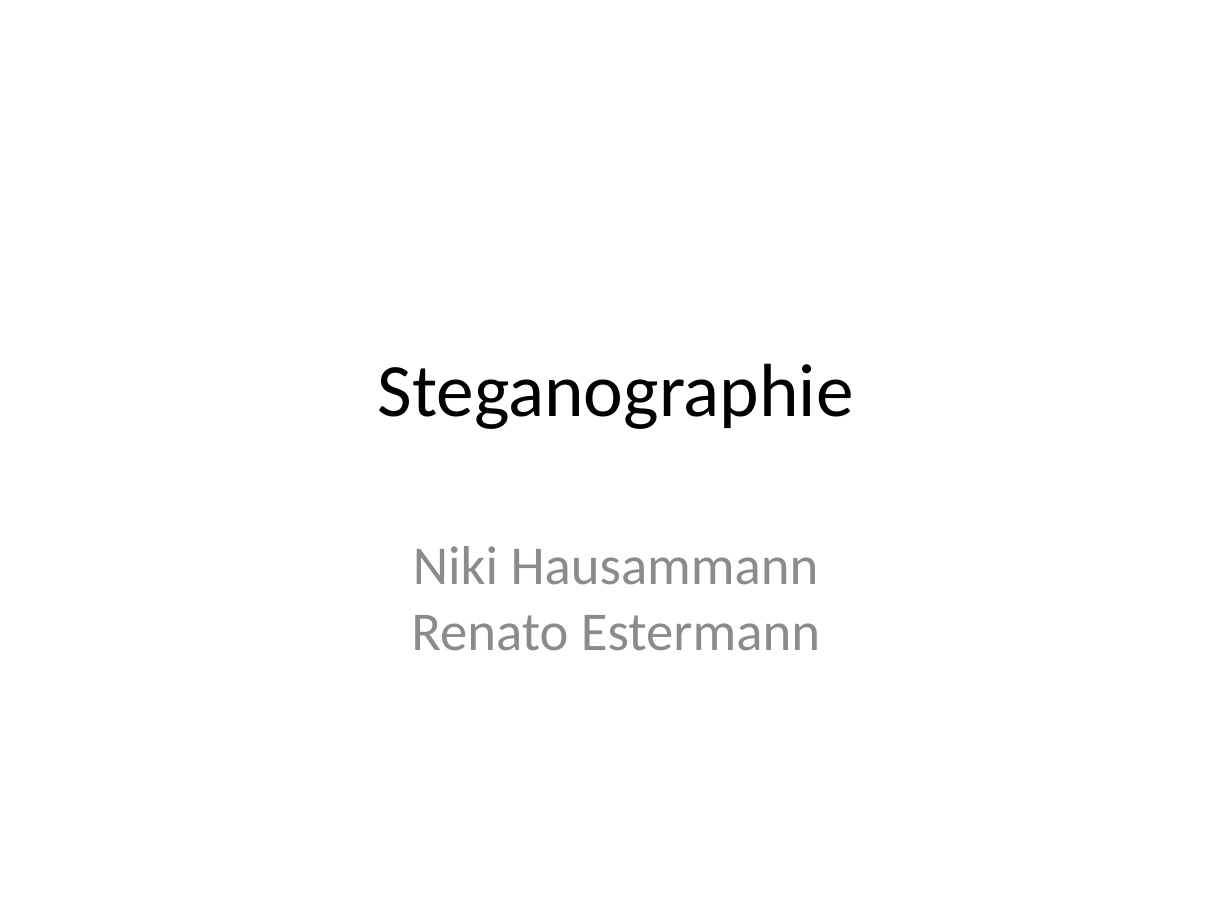
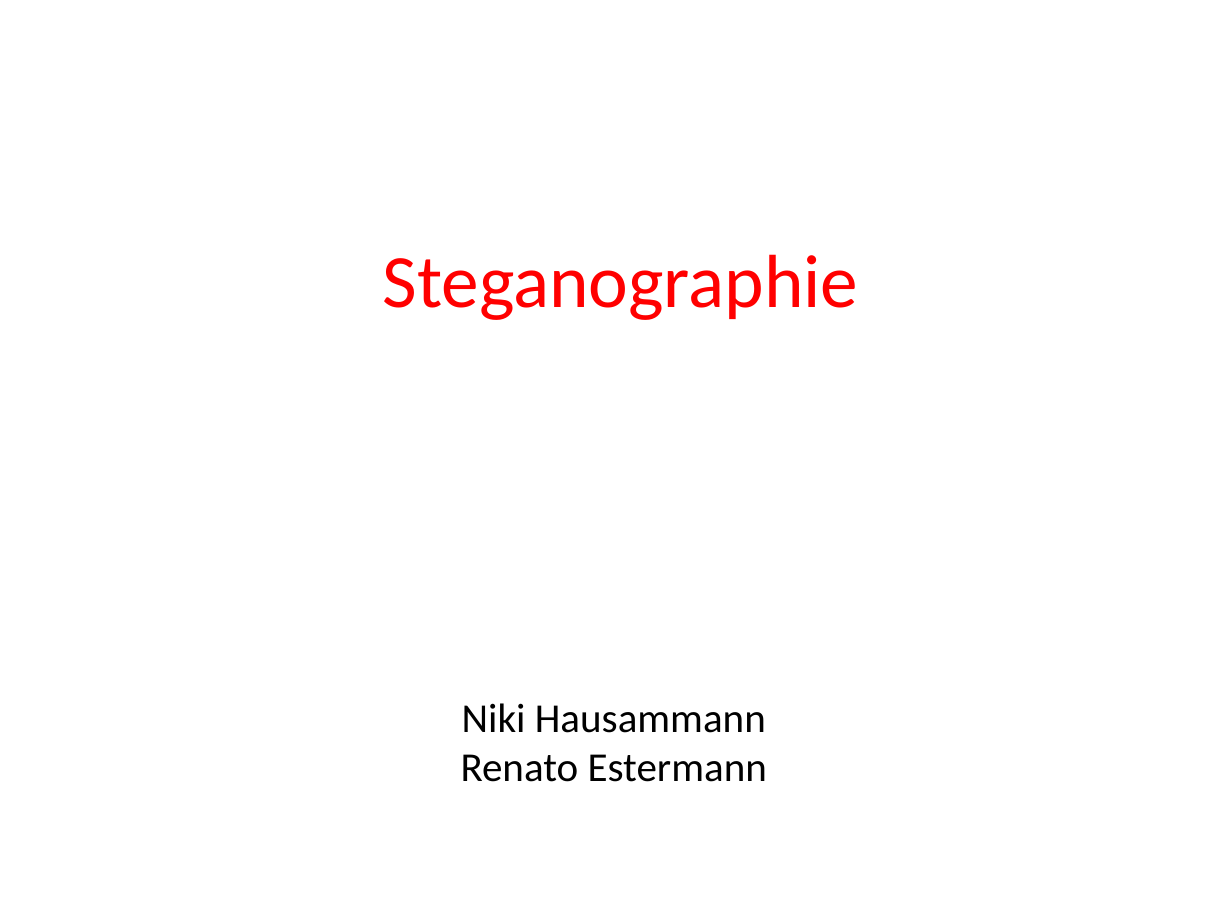
Before and after one commit to esterren/stegano, a slide deck: slide 1 of doc/Stegano-Praesentation.pptx. Drawn at 1232x924 pixels with LibreOffice and Linux fonts; fonts in the diff are those of the drawing; background and template pictures are left out. Boxes give left, top, right and bottom in pixels: in the first picture for what was removed or moved away, otherwise in the second. Text is boxed around its words. In the diff, an @@ line names an element or a change of style, - is before the commit and + after.

```diff
--- a/doc/Stegano-Praesentation.pptx
+++ b/doc/Stegano-Praesentation.pptx
@@ title "Steganographie": place and size @@
-title "Steganographie" at [378, 363, 854, 429]
+title "Steganographie" at [383, 254, 859, 320]
@@ title "Steganographie" at [383, 254, 859, 320]: text colour #000000 to #FF0000 @@
@@ subtitle "Niki Hausammann Renato Estermann": place and size @@
-subtitle "Niki Hausammann Renato Estermann" at [411, 546, 820, 651]
+subtitle "Niki Hausammann Renato Estermann" at [461, 703, 767, 782]
@@ subtitle "Niki Hausammann Renato Estermann" at [461, 703, 767, 782]: size 32 to 24 pt, text colour #8C8C8C to #000000; less space between paragraphs @@
```
Also in this commit, not shown: 1 other slide changed, 5 slides added.
